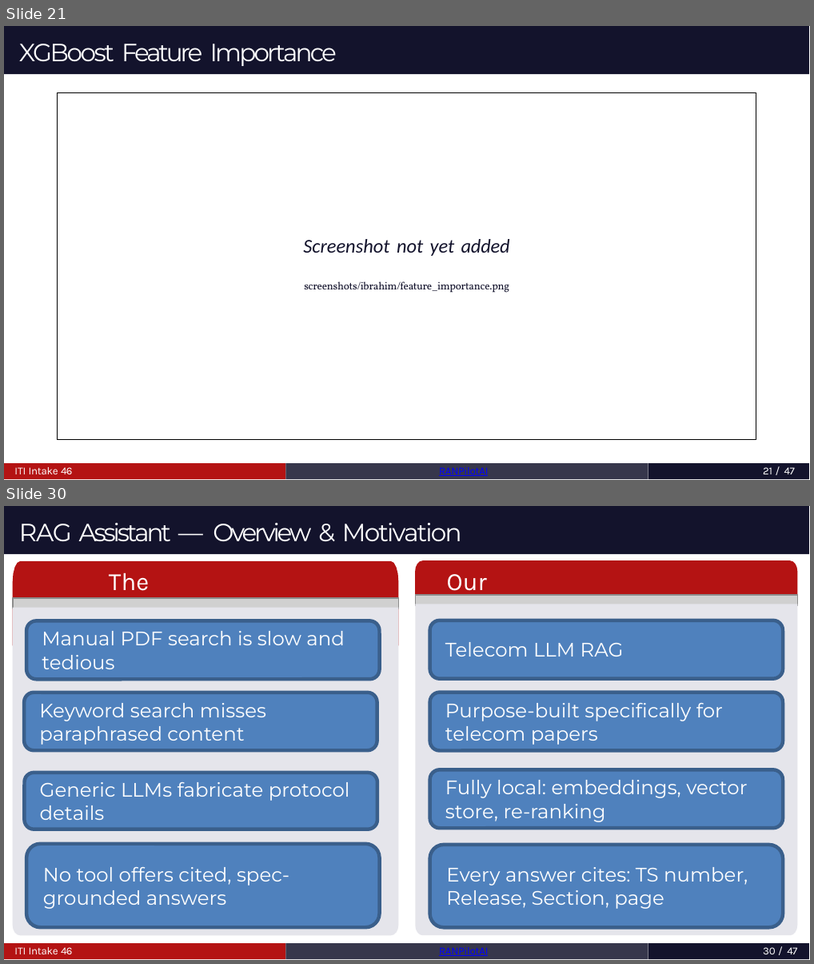
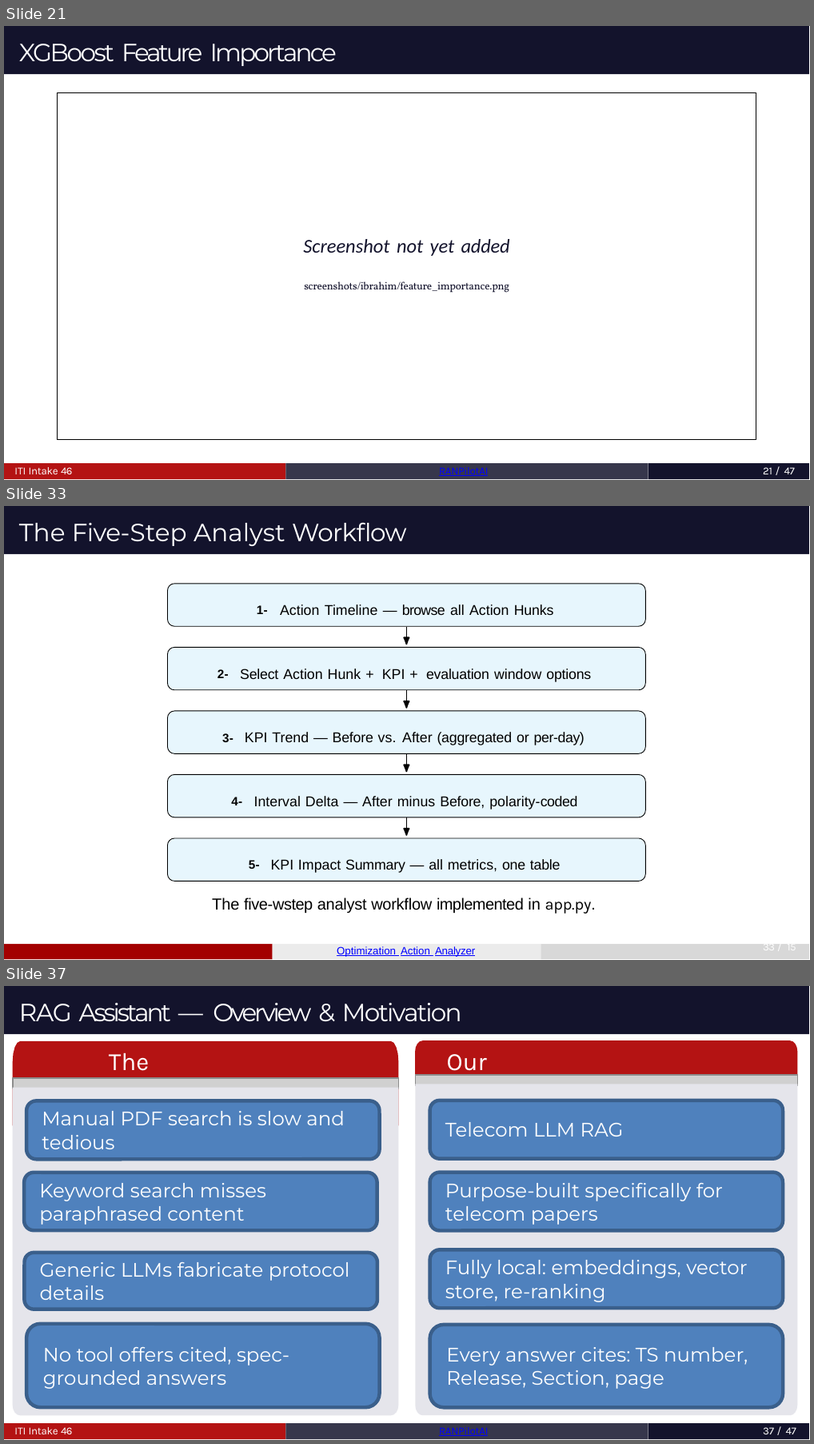
Before and after one commit to MahmoudAshrafYadem/ITI-Graduation_project, a slide deck: RANPilotAi_Graduation_Project_BOOK/presentation.pptx. Shown one above the other, each under a label of ours: slides 21 and 30 before the commit, slides 21, 33 and 37 after it; the slides between them are not shown. The pictures are 814x964 and 814x1444 pixels, drawn with LibreOffice and Linux fonts; fonts in the diff are those of the drawing; grey boxes stand for pictures. Boxes give left, top, right and bottom in pixels: in the first picture for what was removed or moved away, otherwise in the second. Text is boxed around its words. In the diff, an @@ line names an element or a change of style, - is before the commit and + after.

```diff
--- a/RANPilotAi_Graduation_Project_BOOK/presentation.pptx
+++ b/RANPilotAi_Graduation_Project_BOOK/presentation.pptx
@@ slide 33 added at <box>4,506,810,960</box>, background #FFFFFF; not listed: 1 template element that a slide beside it also shows @@
@@ title added at <box>19,522,407,546</box>, 14 pt, text #FFFFFF @@
+The Five-Step Analyst Workflow
@@ freeform shape added at <box>167,584,646,626</box>, fill #E7F6FD @@
@@ freeform shape added at <box>167,584,646,626</box>, outline #000000 0.4 pt @@
@@ text added at <box>257,604,554,615</box>, 8 pt, text #000000 @@
+1- Action Timeline — browse all Action Hunks
@@ freeform shape added at <box>167,647,646,688</box>, fill #E7F6FD @@
@@ freeform shape added at <box>167,647,646,688</box>, outline #000000 0.4 pt @@
@@ text added at <box>218,668,591,682</box>, 8 pt, text #000000 @@
+2- Select Action Hunk + KPI + evaluation window options
@@ freeform shape added at <box>167,711,646,752</box>, fill #E7F6FD @@
@@ freeform shape added at <box>167,711,646,752</box>, outline #000000 0.4 pt @@
@@ text added at <box>222,732,585,745</box>, 8 pt, text #000000 @@
+3- KPI Trend — Before vs. After (aggregated or per-day)
@@ freeform shape added at <box>167,774,646,816</box>, fill #E7F6FD @@
@@ freeform shape added at <box>167,774,646,816</box>, outline #000000 0.4 pt @@
@@ text added at <box>231,796,578,809</box>, 8 pt, text #000000 @@
+4- Interval Delta — After minus Before, polarity-coded
@@ group added at <box>167,626,646,880</box>: 14 freeform shapes @@
@@ text added at <box>212,859,596,913</box>, 9 pt, text #000000 @@
+5- KPI Impact Summary — all metrics, one table
+The five-wstep analyst workflow implemented in app.py.
@@ freeform shape added at <box>4,943,272,959</box>, fill #A30000 @@
@@ freeform shape added at <box>272,943,541,959</box>, fill #EBEBEB @@
@@ text added at <box>337,946,475,956</box>, 6 pt, text #0000FF, underline @@
+Optimization Action Analyzer
@@ freeform shape added at <box>541,943,809,959</box>, fill #D8D8D8 @@
@@ page number added at <box>763,939,796,952</box>, 6 pt, text #FFFFFF @@
+33 / 15
@@ what was slide 30 is now slide 37 @@
@@ page number at <box>763,1427,797,1434</box>: text changed @@
-30 / 47
+37 / 47
```
Also in this commit, not shown: 2 slides changed, 13 other slides added, 6 slides removed.
